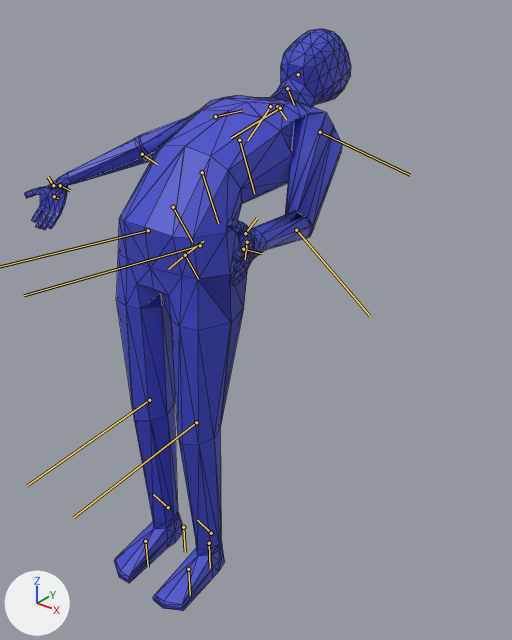
A saved change to the FBX model DirectX/Resources/Fbx/player/player.fbx.
Both versions are drawn from a camera (50 mm lens) standing at (1.316, -1.279, 1.71) and looking at (0.148, 0.181, 0.805). Arrows for +X, +Y and +Z are at lower left; the lights stay in place. Both versions are drawn at frame 21 of the action 'Hatk2'; the numbers are the values there. The bones that bend it are drawn over the model as lines. Mesh edges are drawn as thin lines.

The first picture shows 'BaseHuman'.
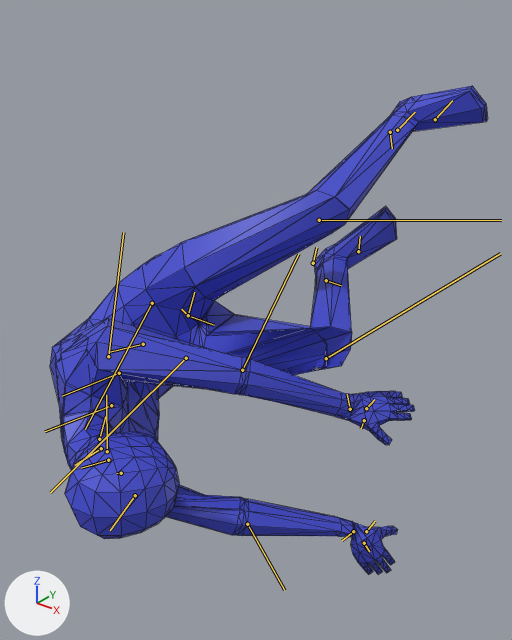
What differs and where, as boxes (x1, y1, x2, y2) in the pictures (512 x 640 px):
'BaseHuman', posed (34% wider, 16% shorter)
    before: (25, 29, 351, 611)
    after: (50, 86, 488, 575)
bone 'spine', root to tip
    before: (185, 255) to (203, 241)
    after: (188, 315) to (181, 309)
bone 'spine.001', root to tip
    before: (173, 207) to (192, 242)
    after: (143, 344) to (109, 352)
bone 'spine.002', root to tip
    before: (202, 172) to (218, 223)
    after: (119, 373) to (62, 396)
bone 'spine.005', root to tip
    before: (287, 88) to (294, 104)
    after: (108, 460) to (81, 468)
bone 'shoulder.L', root to tip
    before: (280, 108) to (231, 138)
    after: (99, 439) to (105, 416)
bone 'upper_arm.L', root to tip
    before: (320, 132) to (410, 175)
    after: (108, 356) to (123, 232)
bone 'forearm.L', root to tip
    before: (296, 230) to (370, 316)
    after: (242, 370) to (298, 254)
bone 'upper_arm.R', root to tip
    before: (215, 116) to (243, 110)
    after: (135, 495) to (110, 530)
bone 'thigh.L', root to tip
    before: (200, 245) to (24, 295)
    after: (152, 303) to (85, 429)
bone 'shin.L', root to tip
    before: (196, 422) to (73, 517)
    after: (319, 220) to (501, 220)
bone 'shin.R', root to tip
    before: (149, 400) to (26, 486)
    after: (326, 358) to (500, 253)

The change in detail:
Bone 'spine' (bone_spine) moves from (0.0, 0.0, 0.0) to (0.0, -0.047, -0.181).
Bone 'spine' (bone_spine) turns from (0, 0, 0) to (56, -111, 7) degrees about its own x, y and z.
Bone 'spine.001' (bone_spine_001) turns from (-67, 0, 0) to (51, 0, 0) degrees about its own x, y and z.
Bone 'spine.002' (bone_spine_002) turns from (0, 0, 0) to (37, 3, -4) degrees about its own x, y and z.
Bone 'spine.005' (bone_spine_005) turns from (0, 0, 0) to (20, 0, -25) degrees about its own x, y and z.
Bone 'shoulder.L' (bone_shoulder_l) turns from (0, 0, 0) to (4, 36, 11) degrees about its own x, y and z.
Bone 'upper_arm.L' (bone_upper_arm_l) turns from (67, 41, 89) to (94, -9, -4) degrees about its own x, y and z.
Bone 'forearm.L' (bone_forearm_l) turns from (26, -34, 9) to (-2, 4, -3) degrees about its own x, y and z.
Bone 'upper_arm.R' (bone_upper_arm_r) turns from (28, -18, -68) to (-43, 55, -119) degrees about its own x, y and z.
Bone 'thigh.L' (bone_thigh_l) turns from (0, 0, 0) to (-14, 5, 1) degrees about its own x, y and z.
Bone 'shin.L' (bone_shin_l) turns from (0, 0, 0) to (53, -12, 9) degrees about its own x, y and z.
Bone 'thigh.R' (bone_thigh_r) turns from (0, 0, 0) to (-43, 0, 0) degrees about its own x, y and z.
Bone 'shin.R' (bone_shin_r) turns from (0, 0, 0) to (115, 10, 4) degrees about its own x, y and z.
